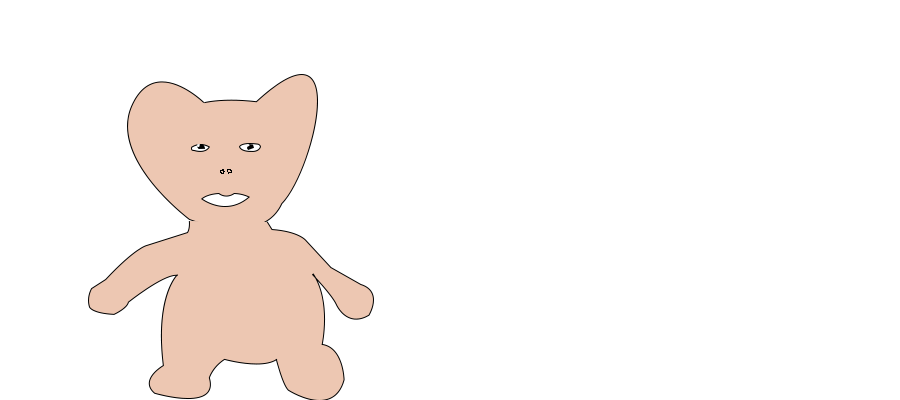
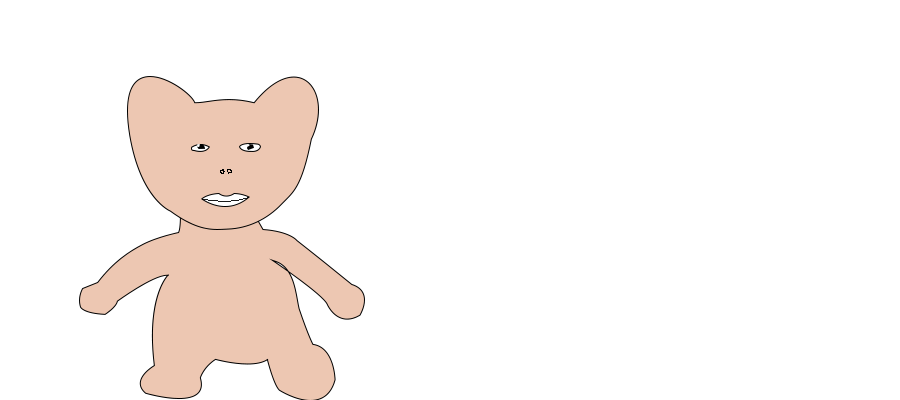
Revision of a layered w=900, h=400 image; what changed, layer by layer:
added layer "Layer 7" (89%) above "Shape 9" over (202, 197, 249, 202)
moved "Shape 1" above "Shape 2", painted on it over (127, 74, 319, 230)
painted on "Shape 2" over (79, 208, 374, 400)
